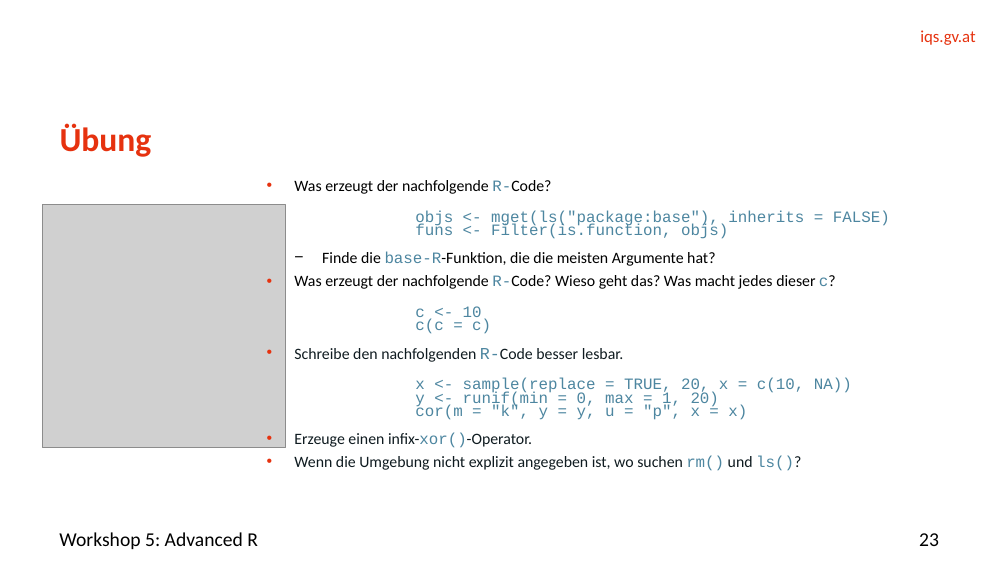
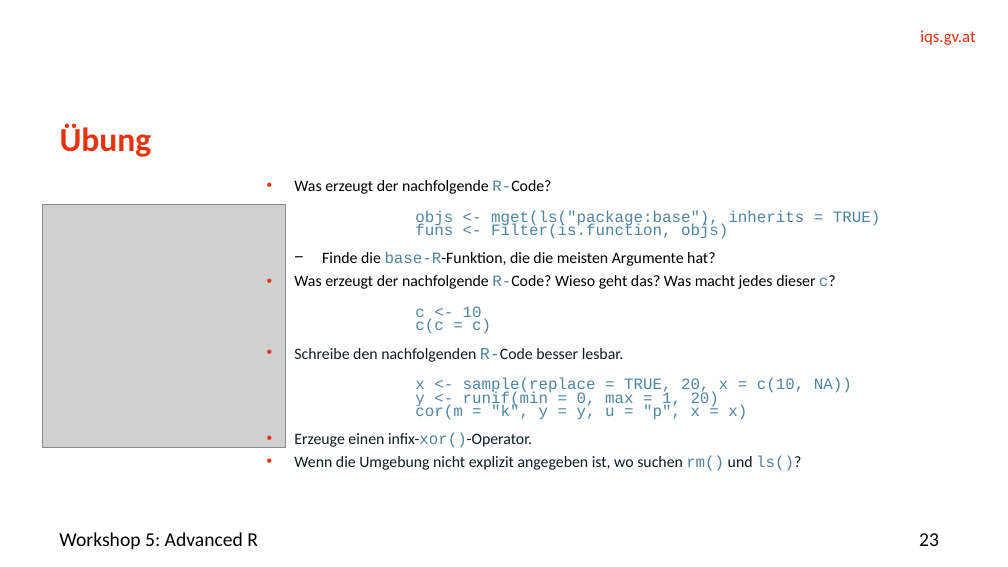
Before and after one commit to thkiefer/WS5_Advanced-R, a slide deck: slide 23 of Folien/WS5_Advanced-R.pptx. Drawn at 1008x567 pixels with LibreOffice and Linux fonts; fonts in the diff are those of the drawing; grey boxes stand for pictures; background and template pictures are left out. Boxes give left, top, right and bottom in pixels: in the first picture for what was removed or moved away, otherwise in the second. Text is boxed around its words. In the diff, an @@ line names an element or a change of style, - is before the commit and + after.

Commit message:
debug
Übung zu Programmieren debugged

```diff
--- a/Folien/WS5_Advanced-R.pptx
+++ b/Folien/WS5_Advanced-R.pptx
@@ text at (415,210,880,239): text changed @@
-      objs <- mget(ls("package:base"), inherits = FALSE)
-      funs <- Filter(is.function, objs)
+      objs <- mget(ls("package:base"), inherits = TRUE)
+      funs <- Filter(is.function, objs)
```
